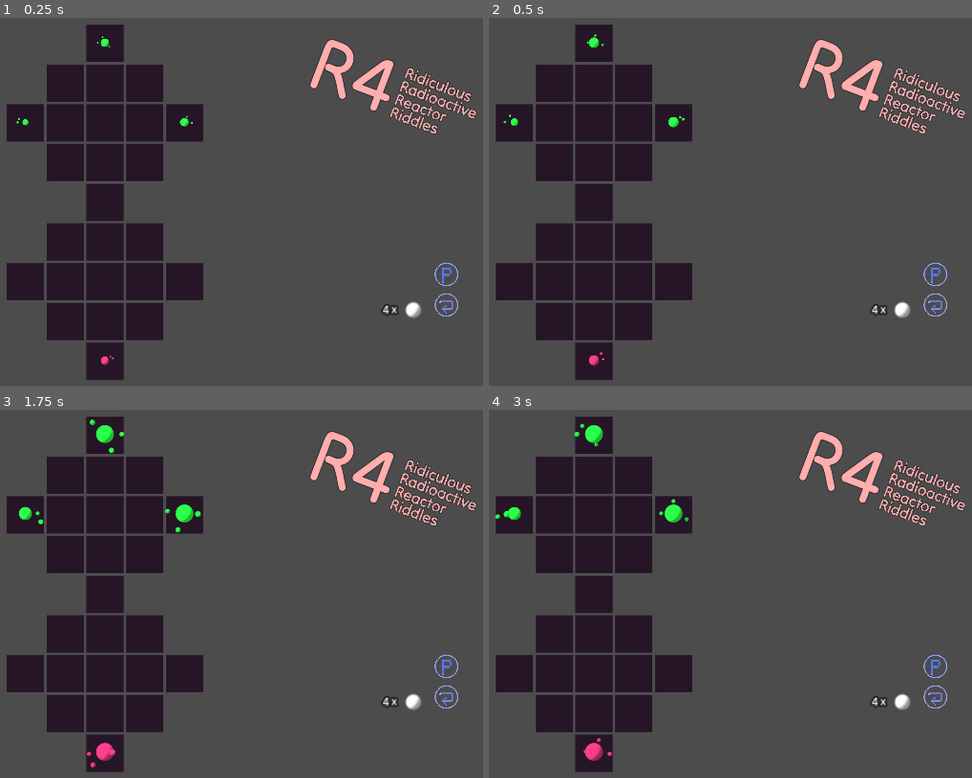
Above: before the commit, frames 1-4 (two rows, left to right).
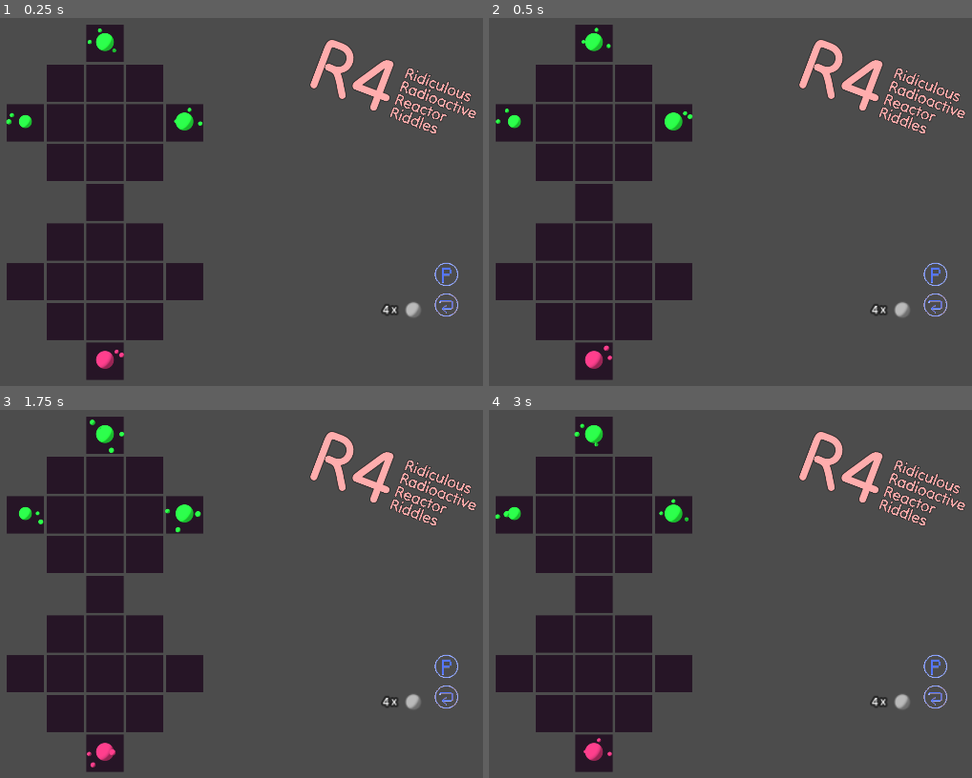
Above: after the commit, the same moments.

Repository: kaiec/ggj25-bubble-game
Game: Godot game, scene res://levels/new_levels/level_10.tscn
Same seed, same stepped clock (60 frames per second), same inputs: the game is played once before the commit and once after it. This scene is started directly instead of the project's main scene.
Inputs (mouse positions are in pixels of both pictures, inside the frame that each line leads up to):
- Up to frame 1 (0.25 s): no input
- Up to frame 2 (0.5 s): no input
- Up to frame 3 (1.75 s): click (444, 697) at 0.5 s; click (444, 667) at 1.25 s
- Up to frame 4 (3 s): tap Enter at 2 s; move the mouse to (580, 697) at 2.02 s; hold W (move_up) from 2.03 s (still down); click (580, 697) at 2.1 s; move the mouse to (846, 674) at 2.77 s; click (846, 674) at 2.85 s

The runs differ from the first frame. In frame 1, 0.6% of the frame differs, in the area x 1-88%, y 2-96%; in frame 2, 0.6%; in frame 3, 0.1%; in frame 4, 0.1%.
Error in both runs: Invalid call. Nonexistent function '_reload_current_level' in base 'Nil'. (res://levels/level.gd:47)

Commit message:
Burst animation improved

Diff:
--- a/bubble/basic_bubble.gd
+++ b/bubble/basic_bubble.gd
@@ -7,6 +7,8 @@
 const SPRITESHEET_1 = preload("res://bubble/assets/atom/render/spritesheet-1.png")
 const SPRITESHEET_2 = preload("res://bubble/assets/atom/render/spritesheet-2.png")
 const SPRITESHEET_3 = preload("res://bubble/assets/atom/render/spritesheet-3.png")
+
+const ATOM_BURST = preload("res://bubble/assets/atom/atom-burst.png")
 
 const spritesheets = [SPRITESHEET_1, SPRITESHEET_2, SPRITESHEET_3]
 @onready var animation_player: AnimationPlayer = $Sprite/AnimationPlayer
@@ -62,11 +64,11 @@
 	if Engine.is_editor_hint(): return
 
 	#print("Spawn animation start: ", self)
-	play_inflate_sound()
+	# play_inflate_sound()
 	scale = Vector2(0,0)
 	show()
-	var tween = create_tween().set_trans(Tween.TRANS_BOUNCE).set_ease(Tween.EASE_OUT_IN)
-	tween.tween_property(self, "scale", Vector2(1,1), animation_time)
+	var tween = create_tween().set_trans(Tween.TRANS_LINEAR)
+	tween.tween_property(self, "scale", Vector2(1,1), 0.2)
 	await tween.finished
 	#print("Spawn animation finished: ", self)
 
@@ -76,11 +78,21 @@
 	if bursting:
 		return
 	bursting = true
+	var target_scale = Vector2(2,2)
+	var burst_time = 0.2
+	if is_in_group("goal"):
+		target_scale = Vector2(4,4)
+		burst_time = 0.4
 	remove_from_group("goal")
+	$Sprite.texture = ATOM_BURST
+	$Sprite.hframes = 1
+	$Sprite/AnimationPlayer.stop()
+	$Sprite.frame = 0
 	var tween = create_tween().set_ease(Tween.EASE_OUT).set_parallel()
-	tween.tween_property(sprite, "scale", Vector2(2,2), animation_time)
-	tween.tween_property(sprite, "modulate:a", 0.5, animation_time)
-	await Co.await_all([tween.finished, play_pop_sound])
+	tween.tween_property(sprite, "scale", target_scale, burst_time)
+	tween.tween_property(sprite, "modulate:a", 0, burst_time)
+	await tween.finished
+	# await Co.await_all([tween.finished, play_pop_sound])
 	hide()
 
 
--- a/bubble/gui.tscn
+++ b/bubble/gui.tscn
@@ -56,6 +56,7 @@
 horizontal_alignment = 2
 
 [node name="Bubble" type="Sprite2D" parent="."]
+modulate = Color(0.73, 0.73, 0.73, 1)
 position = Vector2(1656, 760)
 scale = Vector2(3, 3)
 texture = ExtResource("5_ir8k4")
Binary file added: bubble/assets/atom/atom-burst.png
Not shown, added: bubble/assets/atom/atom-burst.png.import
